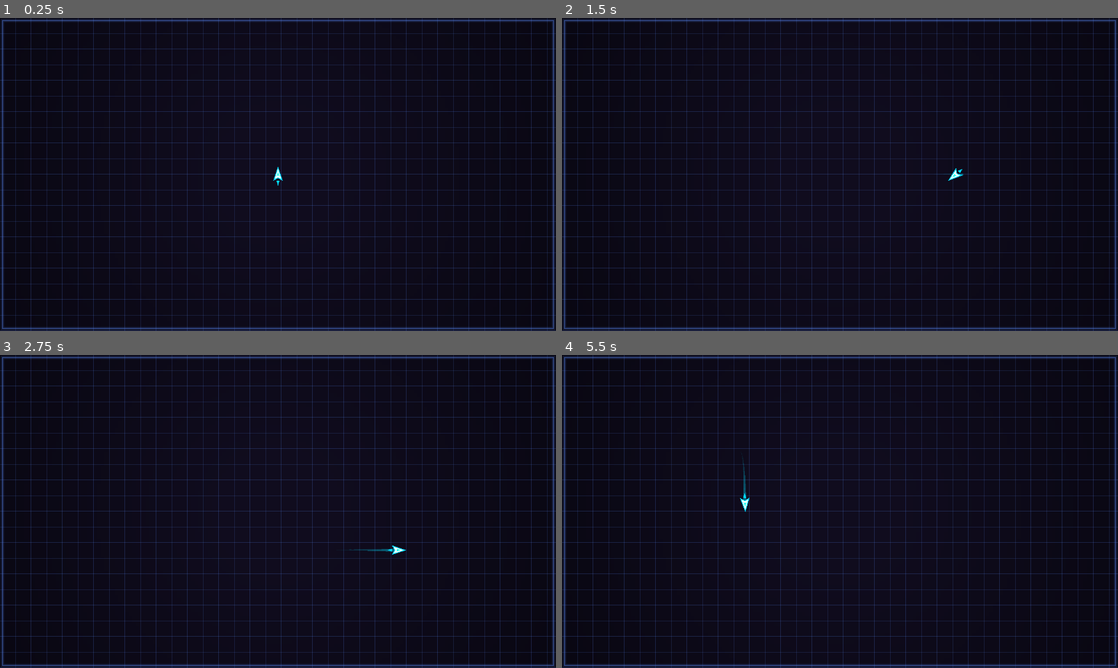
Above: before the commit, frames 1-4 (two rows, left to right).
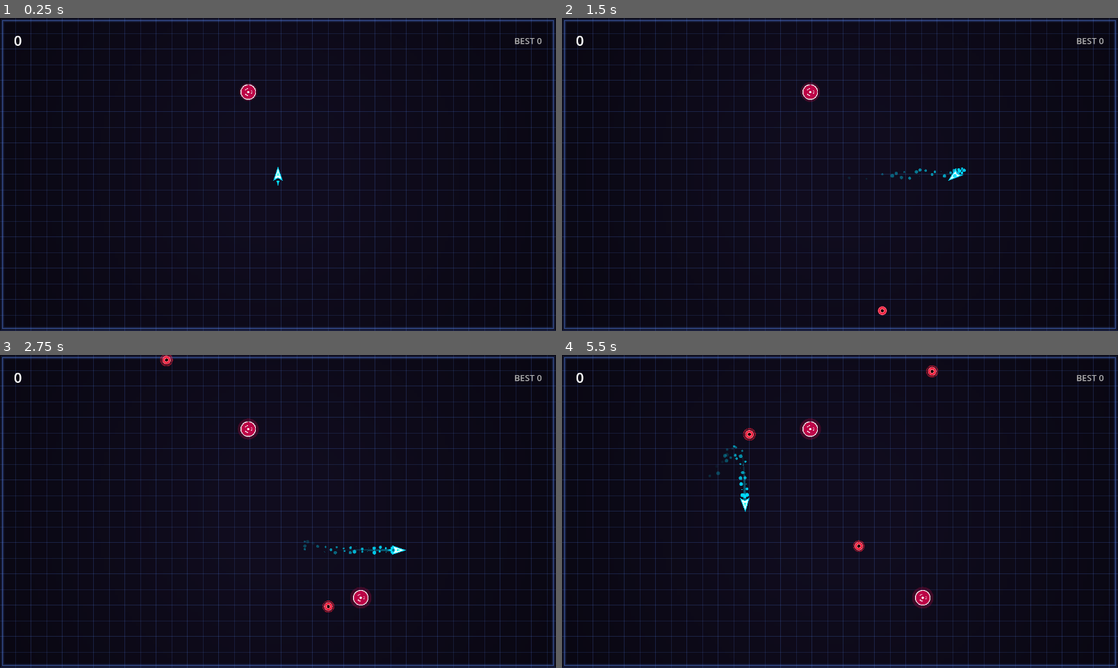
Above: after the commit, the same moments.

Repository: jesurythomas/tilt
Game: Godot game, scene res://scenes/main.tscn
Two runs of this game, one before a commit and one after it. Both use one fixed random seed, a clock stepped at 60 frames per second and the inputs below.
Inputs (mouse positions are in pixels of both pictures, inside the frame that each line leads up to):
- Up to frame 1 (0.25 s): no input
- Up to frame 2 (1.5 s): tap Enter at 0.5 s; move the mouse to (962, 158) at 0.52 s; hold D 0.53-1.25 s; hold Shift 0.53-1.25 s; click (962, 158) at 0.67 s; drag from (728, 190) to (812, 237) at 1.27 s
- Up to frame 3 (2.75 s): move the mouse to (333, 442) at 2.02 s; hold D from 2.03 s (still down); tap Ctrl at 2.1 s; click (333, 442) at 2.17 s
- Up to frame 4 (5.5 s): release D at 2.75 s; drag from (812, 574) to (673, 464) at 2.77 s; move the mouse to (1006, 558) at 3.52 s; hold A 3.53-4.25 s; hold Shift 3.53-4.25 s; click (1006, 558) at 3.67 s; drag from (673, 464) to (756, 433) at 4.27 s; move the mouse to (867, 511) at 5.02 s; hold S from 5.03 s (still down); tap Ctrl at 5.1 s; click (867, 511) at 5.17 s

The runs differ from the first frame. In frame 1, 0.2% of the frame differs, in the area x 2-98%, y 5-27%; in frame 2, 0.4%; in frame 3, 0.7%; in frame 4, 0.8%, in the area x 2-98%, y 3-81%.

Commit message:
M2: integrate RunController, EffectLayer and HUD in GameRoot

Diff:
--- a/godot/scenes/main.tscn
+++ b/godot/scenes/main.tscn
@@ -1,8 +1,10 @@
-[gd_scene load_steps=4 format=3]
+[gd_scene load_steps=6 format=3]
 
 [ext_resource type="Script" path="res://src/core/game_root.gd" id="1"]
 [ext_resource type="Script" path="res://src/render/grid_layer.gd" id="2"]
 [ext_resource type="Script" path="res://src/render/entity_layer.gd" id="3"]
+[ext_resource type="Script" path="res://src/render/effect_layer.gd" id="4"]
+[ext_resource type="Script" path="res://src/ui/hud_controller.gd" id="5"]
 
 [node name="GameRoot" type="Node2D"]
 script = ExtResource("1")
@@ -14,3 +16,134 @@
 [node name="EntityLayer" type="Node2D" parent="."]
 unique_name_in_owner = true
 script = ExtResource("3")
+
+[node name="EffectLayer" type="Node2D" parent="."]
+unique_name_in_owner = true
+script = ExtResource("4")
+
+[node name="CanvasLayer" type="CanvasLayer" parent="."]
+
+[node name="Hud" type="Control" parent="CanvasLayer"]
+layout_mode = 3
+anchors_preset = 15
+anchor_right = 1.0
+anchor_bottom = 1.0
+grow_horizontal = 2
+grow_vertical = 2
+mouse_filter = 2
+script = ExtResource("5")
+
+[node name="TopMargin" type="MarginContainer" parent="CanvasLayer/Hud"]
+layout_mode = 1
+anchors_preset = 10
+anchor_right = 1.0
+offset_left = 32.0
+offset_top = 24.0
+offset_right = -32.0
+offset_bottom = 80.0
+grow_horizontal = 2
+mouse_filter = 2
+
+[node name="TopBar" type="HBoxContainer" parent="CanvasLayer/Hud/TopMargin"]
+layout_mode = 2
+mouse_filter = 2
+
+[node name="ScoreLabel" type="Label" parent="CanvasLayer/Hud/TopMargin/TopBar"]
+unique_name_in_owner = true
+layout_mode = 2
+theme_override_font_sizes/font_size = 32
+text = "0"
+
+[node name="SpacerLeft" type="Control" parent="CanvasLayer/Hud/TopMargin/TopBar"]
+custom_minimum_size = Vector2(16, 0)
+layout_mode = 2
+mouse_filter = 2
+
+[node name="MultiplierLabel" type="Label" parent="CanvasLayer/Hud/TopMargin/TopBar"]
+unique_name_in_owner = true
+visible = false
+layout_mode = 2
+theme_override_colors/font_color = Color(1, 0.8, 0, 1)
+theme_override_font_sizes/font_size = 24
+text = "1x"
+
+[node name="SpacerCenter" type="Control" parent="CanvasLayer/Hud/TopMargin/TopBar"]
+layout_mode = 2
+size_flags_horizontal = 3
+mouse_filter = 2
+
+[node name="BestLabel" type="Label" parent="CanvasLayer/Hud/TopMargin/TopBar"]
+unique_name_in_owner = true
+layout_mode = 2
+theme_override_colors/font_color = Color(0.7, 0.7, 0.7, 1)
+theme_override_font_sizes/font_size = 20
+text = "BEST 0"
+
+[node name="GameOverPanel" type="CenterContainer" parent="CanvasLayer/Hud"]
+unique_name_in_owner = true
+visible = false
+layout_mode = 1
+anchors_preset = 15
+anchor_right = 1.0
+anchor_bottom = 1.0
+grow_horizontal = 2
+grow_vertical = 2
+
+[node name="Panel" type="PanelContainer" parent="CanvasLayer/Hud/GameOverPanel"]
+custom_minimum_size = Vector2(340, 260)
+layout_mode = 2
+
+[node name="Margin" type="MarginContainer" parent="CanvasLayer/Hud/GameOverPanel/Panel"]
+layout_mode = 2
+theme_override_constants/margin_left = 24
+theme_override_constants/margin_top = 24
+theme_override_constants/margin_right = 24
+theme_override_constants/margin_bottom = 24
+
+[node name="VBox" type="VBoxContainer" parent="CanvasLayer/Hud/GameOverPanel/Panel/Margin"]
+layout_mode = 2
+theme_override_constants/separation = 12
+
+[node name="Title" type="Label" parent="CanvasLayer/Hud/GameOverPanel/Panel/Margin/VBox"]
+layout_mode = 2
+theme_override_colors/font_color = Color(1, 0.2, 0.35, 1)
+theme_override_font_sizes/font_size = 36
+text = "GAME OVER"
+horizontal_alignment = 1
+
+[node name="NewBestLabel" type="Label" parent="CanvasLayer/Hud/GameOverPanel/Panel/Margin/VBox"]
+unique_name_in_owner = true
+visible = false
+layout_mode = 2
+theme_override_colors/font_color = Color(1, 0.85, 0.2, 1)
+theme_override_font_sizes/font_size = 22
+text = "NEW RECORD!"
+horizontal_alignment = 1
+
+[node name="FinalScoreLabel" type="Label" parent="CanvasLayer/Hud/GameOverPanel/Panel/Margin/VBox"]
+unique_name_in_owner = true
+layout_mode = 2
+theme_override_font_sizes/font_size = 24
+text = "SCORE: 0"
+horizontal_alignment = 1
+
+[node name="FinalKillsLabel" type="Label" parent="CanvasLayer/Hud/GameOverPanel/Panel/Margin/VBox"]
+unique_name_in_owner = true
+layout_mode = 2
+theme_override_font_sizes/font_size = 18
+text = "KILLS: 0"
+horizontal_alignment = 1
+
+[node name="FinalTimeLabel" type="Label" parent="CanvasLayer/Hud/GameOverPanel/Panel/Margin/VBox"]
+unique_name_in_owner = true
+layout_mode = 2
+theme_override_font_sizes/font_size = 18
+text = "TIME: 0:00"
+horizontal_alignment = 1
+
+[node name="RestartButton" type="Button" parent="CanvasLayer/Hud/GameOverPanel/Panel/Margin/VBox"]
+unique_name_in_owner = true
+custom_minimum_size = Vector2(0, 48)
+layout_mode = 2
+theme_override_font_sizes/font_size = 20
+text = "PLAY AGAIN"
--- a/godot/src/core/game_root.gd
+++ b/godot/src/core/game_root.gd
@@ -1,21 +1,19 @@
 ## game_root.gd
-## PORTS: web/src/tilt-to-live/TiltGame.ts:1822-1853 (loop), 1855-1891
-## (update steps 1-3), 2259-2318 (render dispatch) and 2419-2439
-## (resizeCanvas), per spec §5.1
+## PORTS: web/src/tilt-to-live/TiltGame.ts:1822-1853 (loop), 1855-2083 (update),
+##        2259-2318 (render dispatch), 2419-2439 (resizeCanvas)
+##        per spec §5.1 and §5.4
 class_name GameRoot
 extends Node2D
 ## Owns every subsystem, reproduces resizeCanvas() and drives frame order.
-##
-## Frame order (spec §5.4) — M1 implements steps 1, 2 and 3 only:
-##   1. grid.update(dt)
-##   2. particles.update(dt)
-##   3. player.update(...) after control-scheme resolution
-## Later modules insert their systems at their documented indices. No module
-## may reorder an existing step.
 
 var _grid: VectorGrid = null
 var _particles: ParticleEngine = null
 var _player: PlayerShip = null
+var _swarm: EnemySwarm = null
+var _weapons: WeaponSystem = null
+var _scores: ScoreManager = null
+var _audio: AudioBank = null
+var _run_controller: RunController = null
 var _router: InputRouter = null
 var _touch: TouchInput = null
 var _tilt: TiltInput = null
@@ -24,20 +22,30 @@
 
 @onready var _grid_layer: GridLayer = %GridLayer
 @onready var _entity_layer: EntityLayer = %EntityLayer
+@onready var _effect_layer: EffectLayer = %EffectLayer
 
 
 func _ready() -> void:
+	add_to_group("game_root")
 	_bounds = get_viewport_rect().size
-	_grid = VectorGrid.new(_bounds.x, _bounds.y)
+	_grid = VectorGrid.new(int(_bounds.x), int(_bounds.y))
 	_particles = ParticleEngine.new()
 	_player = PlayerShip.new(_bounds.x / 2.0, _bounds.y / 2.0)
+	_swarm = EnemySwarm.new()
+	_weapons = WeaponSystem.new()
+	_scores = ScoreManager.new()
+	_audio = AudioBank.new()
+	_run_controller = RunController.new(
+		_player, _swarm, _weapons, _particles, _grid, _scores, _audio
+	)
 	_router = InputRouter.new()
 	_touch = TouchInput.new()
 	_tilt = TiltInput.new()
 	_state = GameStateMachine.new(_player, _grid, _particles, _router, _tilt)
 
 	_grid_layer.bind(_grid)
-	_entity_layer.bind(_player)
+	_entity_layer.bind_entities(_player, _swarm, _weapons)
+	_effect_layer.bind(_particles, _scores)
 
 	resize_canvas()
 	get_viewport().size_changed.connect(resize_canvas)
@@ -47,12 +55,11 @@
 		Log.info("tilt sensor start requested: %s" % started)
 
 	_state.start()
-	# PORT-NOTE: TiltGame.ts:1476 stops at the menu and the menu's Play button
-	# calls launchRun(). TiltMenu is M11 (spec §8), so M1 launches immediately;
-	# otherwise nothing is steerable and the module cannot be accepted.
-	# TODO(M11): remove this and let the menu call launch_run().
+	# In M2, calibrate tilt on start so current phone angle is neutral
+	_tilt.calibrate_current_position()
 	_state.launch_run(Types.GameMode.CLASSIC)
-	Log.info("M1 boot: bounds=%s arena_scale=%f" % [_bounds, arena_scale(_bounds.x, _bounds.y)])
+	_run_controller.reset_run(_bounds)
+	Log.info("M2 boot: bounds=%s arena_scale=%f" % [_bounds, arena_scale(_bounds.x, _bounds.y)])
 
 
 func _input(event: InputEvent) -> void:
@@ -77,24 +84,12 @@
 
 
 func _physics_process(delta: float) -> void:
-	# PORT-NOTE: TiltGame.ts:1843-1848 accumulates real time and substeps at
-	# 1/120 s, passing fixedDt * GAME_SPEED to update(). Godot's fixed step
-	# replaces that accumulator, running at 120 Hz per project.godot
-	# physics_ticks_per_second=120 (amends spec §4.3's 60 Hz per spec D8); the
-	# per-step delta still carries GAME_SPEED so the sim advances 25% slower per
-	# real second, exactly as the TypeScript does. max_fps=60 is unchanged — it
-	# caps rendering, not physics.
 	match _state.phase:
 		Types.GamePhase.PLAYING:
 			_update(delta * Tuning.GAME_SPEED)
 		Types.GamePhase.CINEMATIC:
-			# PORT: web/src/tilt-to-live/TiltGame.ts:1834-1836
 			_grid.update(delta)
 			_particles.update(delta)
-			# TODO(M11): cinematic.update(dt, width, height).
-		Types.GamePhase.MENU:
-			# TODO(M11): updateMenuSimulation(dt) — render/menu_backdrop.gd.
-			pass
 		_:
 			pass
 
@@ -102,78 +97,50 @@
 func _process(_delta: float) -> void:
 	_grid_layer.queue_redraw()
 	_entity_layer.queue_redraw()
+	_effect_layer.queue_redraw()
+
+
+## Advances simulation systems via RunController.
+func _update(dt: float) -> void:
+	_state.elapsed += dt
+
+	var effective_mode: Types.ControlMode = _router.resolve_control_mode()
+	if effective_mode == Types.ControlMode.GYRO:
+		_tilt.poll()
+
+	_run_controller.update(
+		dt, effective_mode, _router.mouse_pos, _router.get_movement_vector(), _tilt.tilt_vector
+	)
+
+	_entity_layer.set_elapsed(_run_controller.elapsed)
+
+
+## Restarts the run cleanly into playing state.
+func restart_run() -> void:
+	_tilt.calibrate_current_position()
+	_state.phase = Types.GamePhase.PLAYING
+	_run_controller.reset_run(_bounds)
+	GameEvents.phase_changed.emit(Types.GamePhase.PLAYING)
 
 
 ## Calculates the arena scale factor for a viewport dimension.
 ## PORT: web/src/tilt-to-live/TiltGame.ts:2422-2431
 static func arena_scale(width: float, height: float) -> float:
-	var w: float = maxf(320.0, floorf(width))  # PORT: web/src/tilt-to-live/TiltGame.ts:2422
-	var h: float = maxf(240.0, floorf(height))  # PORT: web/src/tilt-to-live/TiltGame.ts:2423
+	var w: float = maxf(320.0, floorf(width))
+	var h: float = maxf(240.0, floorf(height))
 	var min_dim: float = minf(w, h)
-	return maxf(0.60, minf(1.15, min_dim / 680.0))  # PORT: web/src/tilt-to-live/TiltGame.ts:2431
+	return maxf(0.60, minf(1.15, min_dim / 680.0))
 
 
 ## Resizes viewport-dependent state.
 ## PORT: web/src/tilt-to-live/TiltGame.ts:2419-2439
 func resize_canvas() -> void:
-	# PORT-NOTE: TiltGame.ts:2420 and 2425-2426 resize the canvas backing store
-	# by devicePixelRatio. Godot owns the framebuffer and content_scale_mode is
-	# disabled (spec §4.1), so get_viewport_rect().size is already the pixel
-	# size the sim works in and there is nothing to scale.
 	_bounds = get_viewport_rect().size
 	var scale: float = arena_scale(_bounds.x, _bounds.y)
 	_player.set_scale(scale)
-	# TODO(M3): swarm.setScale(scale).
-	# TODO(M4): weapons.setScale(scale).
-	# TODO(M10): gauntletMaze.setScale(scale).
-	# TODO(M2): renderer scale — render/render_context.gd.
-	_grid.resize(_bounds.x, _bounds.y)
+	_swarm.set_scale(scale)
+	_weapons.set_scale(scale)
+	_grid.resize(int(_bounds.x), int(_bounds.y))
 	_state.set_bounds(_bounds)
+	_run_controller.bounds = _bounds
 	_entity_layer.set_elapsed(_state.elapsed)
-
-
-## Frame order steps 1-3. PORT: web/src/tilt-to-live/TiltGame.ts:1855-1891
-func _update(dt: float) -> void:
-	_state.elapsed += dt  # PORT: web/src/tilt-to-live/TiltGame.ts:1856
-
-	# 1. Update Grid
-	_grid.update(dt)
-
-	# 2. Update Particles
-	# PORT-NOTE: particles update before the player here, matching
-	# TiltGame.ts:1866. Particles emitted this tick therefore draw unaged.
-	# Looks accidental; preserved deliberately — it is part of the tuned feel.
-	_particles.update(dt)
-
-	# 3. Update Player Ship with scheme checks
-	var effective_mode: Types.ControlMode = _router.resolve_control_mode()
-	if effective_mode == Types.ControlMode.GYRO:
-		_tilt.poll()
-
-	_player.update(
-		dt,
-		_router.mouse_pos,
-		_bounds,
-		_particles,
-		effective_mode,
-		_router.get_movement_vector(),
-		1.0,
-		4.0,
-		1.0,
-		1.0,
-		Color("#00ddff"),
-		_tilt.tilt_vector
-	)
-	# TODO(M7): the last five arguments come from progression.data.tuning
-	# (sensitivity, deadzone) and progression.getEquippedShip() (hitboxScale,
-	# turnRate, thrusterColor). PlayerShip.ts:101-102 defaults are used here.
-
-	# TODO(M10): step 3.5 — gauntletMaze.update() in gauntlet mode.
-	# TODO(M3): step 4 — swarm.update().
-	# TODO(M4): step 5 — weapons.update().
-	# TODO(M7): step 7 — coins.update().
-	# TODO(M2): step 8 — scores.update(); step 9 — check_collisions().
-	# TODO(M9): step 10 — run-tracker sync and live goal evaluation.
-	# TODO(M2): step 11 — HUD signal emission.
-
-	_entity_layer.set_elapsed(_state.elapsed)
